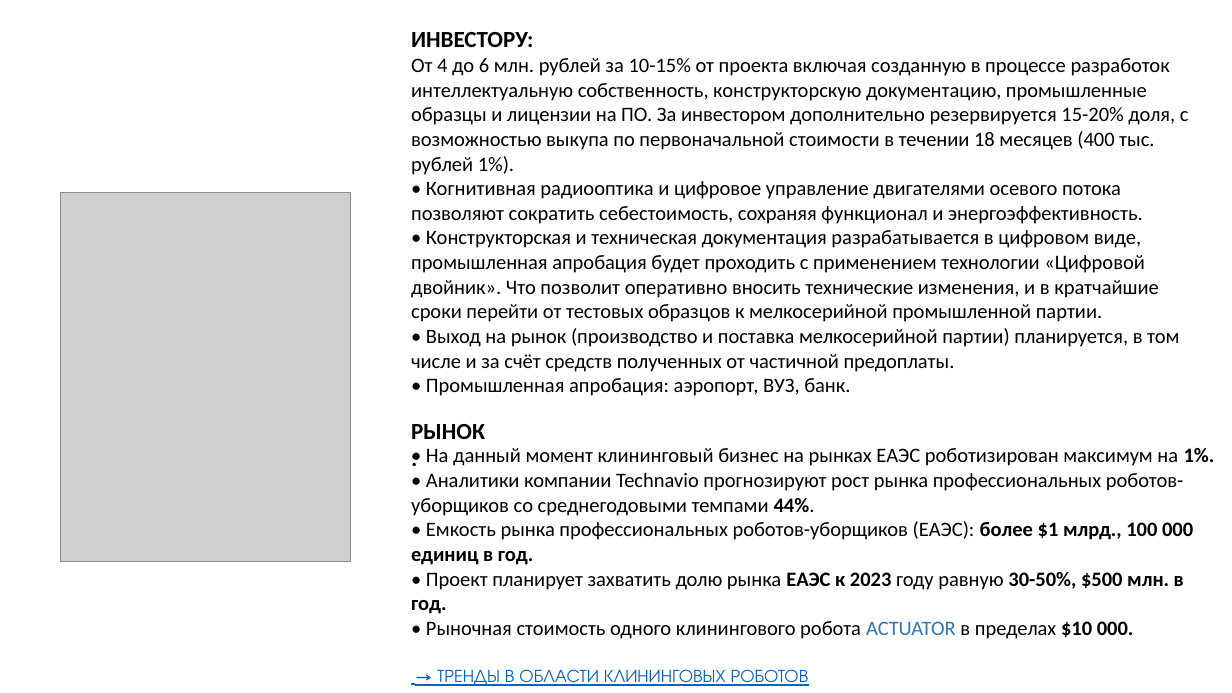
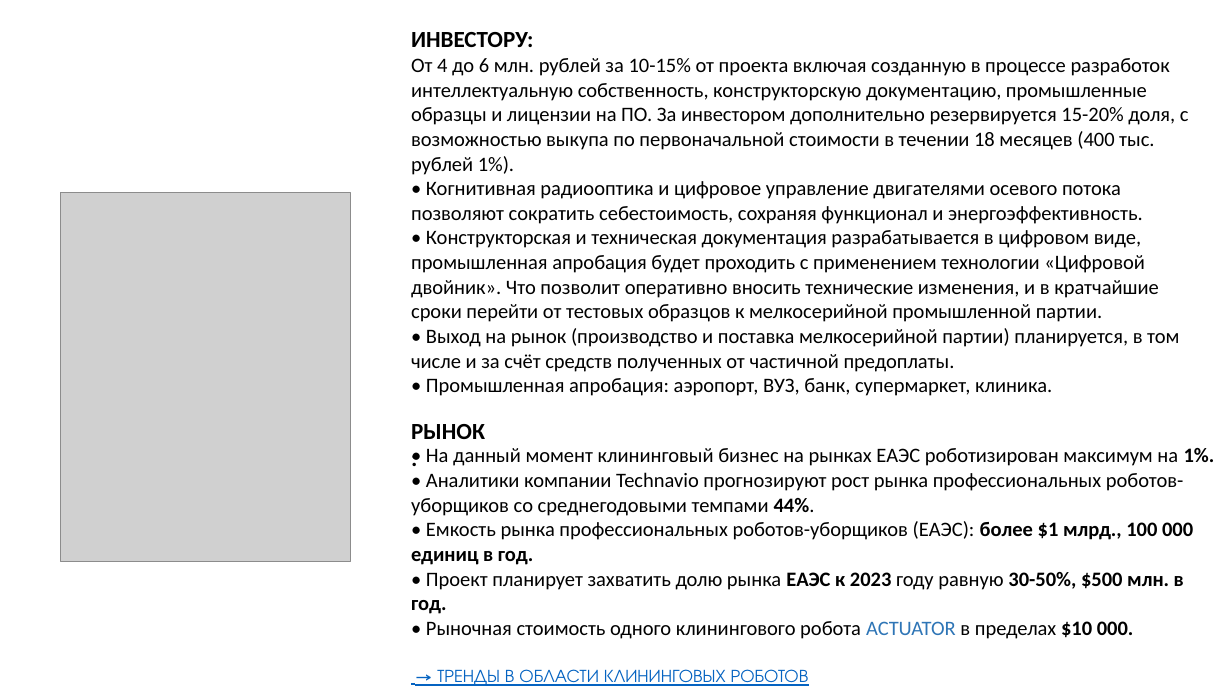
Before and after one commit to iACTUATOR/iactuator.ru, a slide deck: slide 8 of actuator.pptx. Drawn at 1232x693 pixels with LibreOffice and Linux fonts; fonts in the diff are those of the drawing; grey boxes stand for pictures. Boxes give left, top, right and bottom in pixels: in the first picture for what was removed or moved away, otherwise in the second. Text is boxed around its words. In the diff, an @@ line names an element or a change of style, - is before the commit and + after.

```diff
--- a/actuator.pptx
+++ b/actuator.pptx
@@ text at box(426, 378, 1052, 396): text changed @@
-• Промышленная апробация: аэропорт, ВУЗ, банк.
+• Промышленная апробация: аэропорт, ВУЗ, банк, супермаркет, клиника.
```
Also in this commit, not shown: 1 other slide changed, 1 other file.
